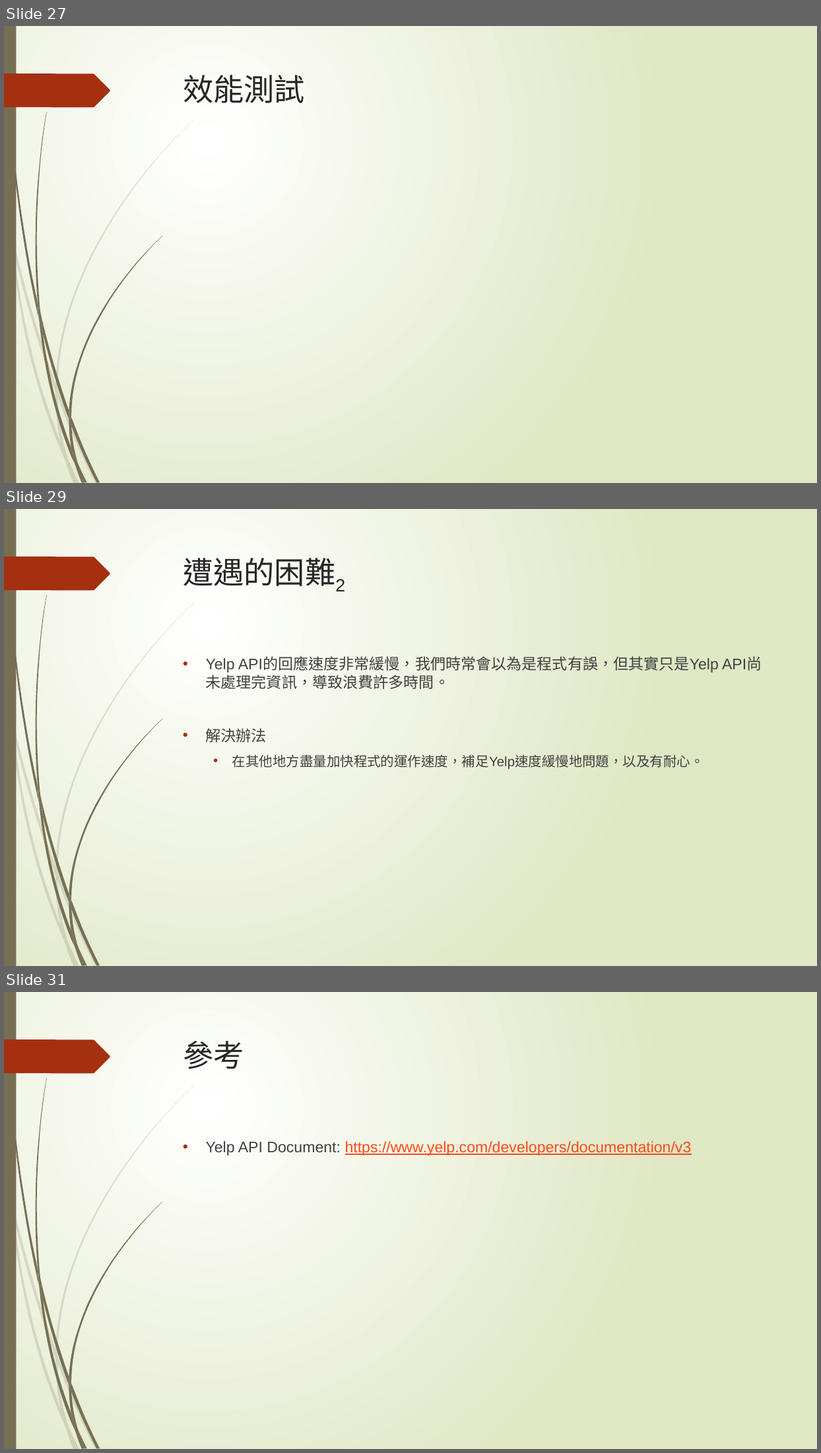
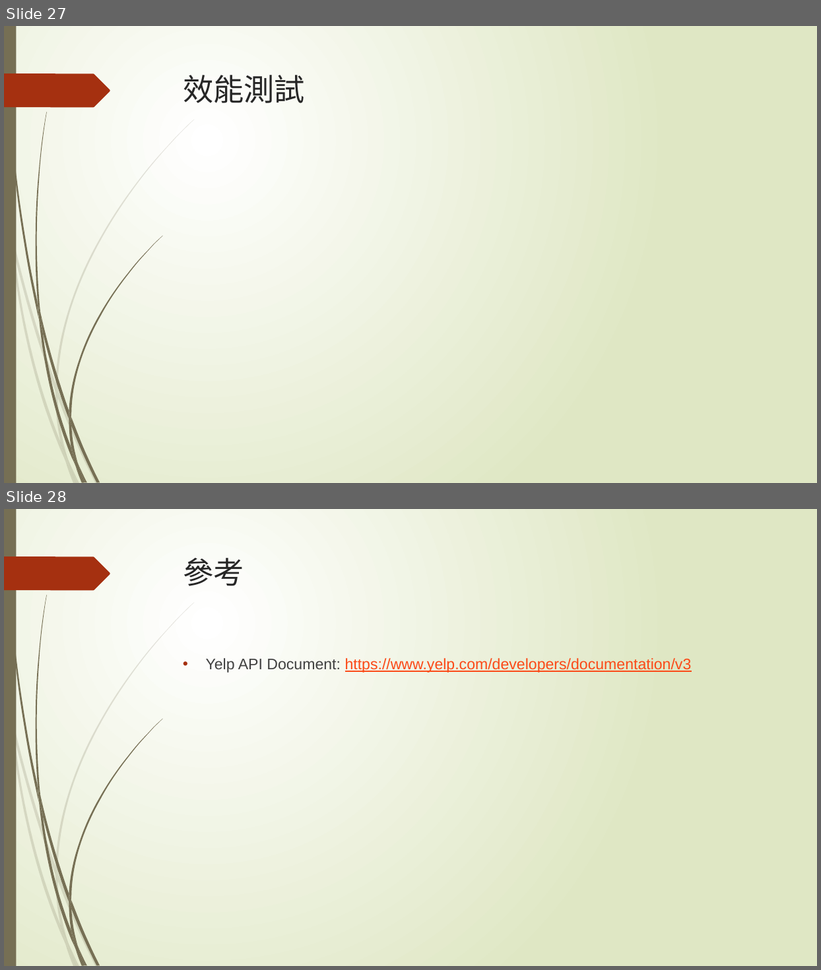
Before and after one commit to penut85420/WBSE_Project, a slide deck: 其他/YelpBlaBla.pptx. Shown one above the other, each under a label of ours: slides 27, 29 and 31 before the commit, slides 27 and 28 after it; the slides between them are not shown. The pictures are 821x1453 and 821x970 pixels, drawn with LibreOffice and Linux fonts; fonts in the diff are those of the drawing. Boxes give left, top, right and bottom in pixels: in the first picture for what was removed or moved away, otherwise in the second. Text is boxed around its words. In the diff, an @@ line names an element or a change of style, - is before the commit and + after.

```diff
--- a/其他/YelpBlaBla.pptx
+++ b/其他/YelpBlaBla.pptx
@@ slide 29 removed at box(4, 509, 817, 966), background gradient #FFFFFF to #DFE8C4; not listed: 24 template elements that a slide beside it also shows @@
@@ title removed at box(183, 558, 345, 591) @@
-遭遇的困難2
@@ text removed at box(206, 657, 719, 769) @@
-• Yelp API的回應速度非常緩慢，我們時常會以為是程式有誤，但其實只是Yelp API尚未處理完資訊，導致浪費許多時間。
-• 解決辦法
-  • 在其他地方盡量加快程式的運作速度，補足Yelp速度緩慢地問題，以及有耐心。
@@ what was slide 31 is now slide 28 @@
```
Also in this commit, not shown: 4 slides changed, 2 other slides removed, 5 other files.
